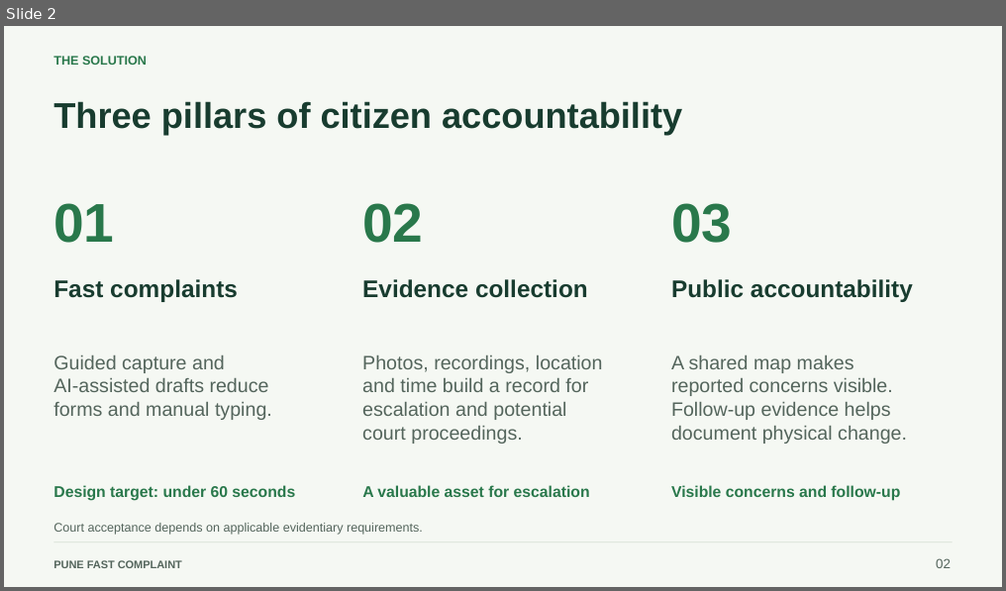
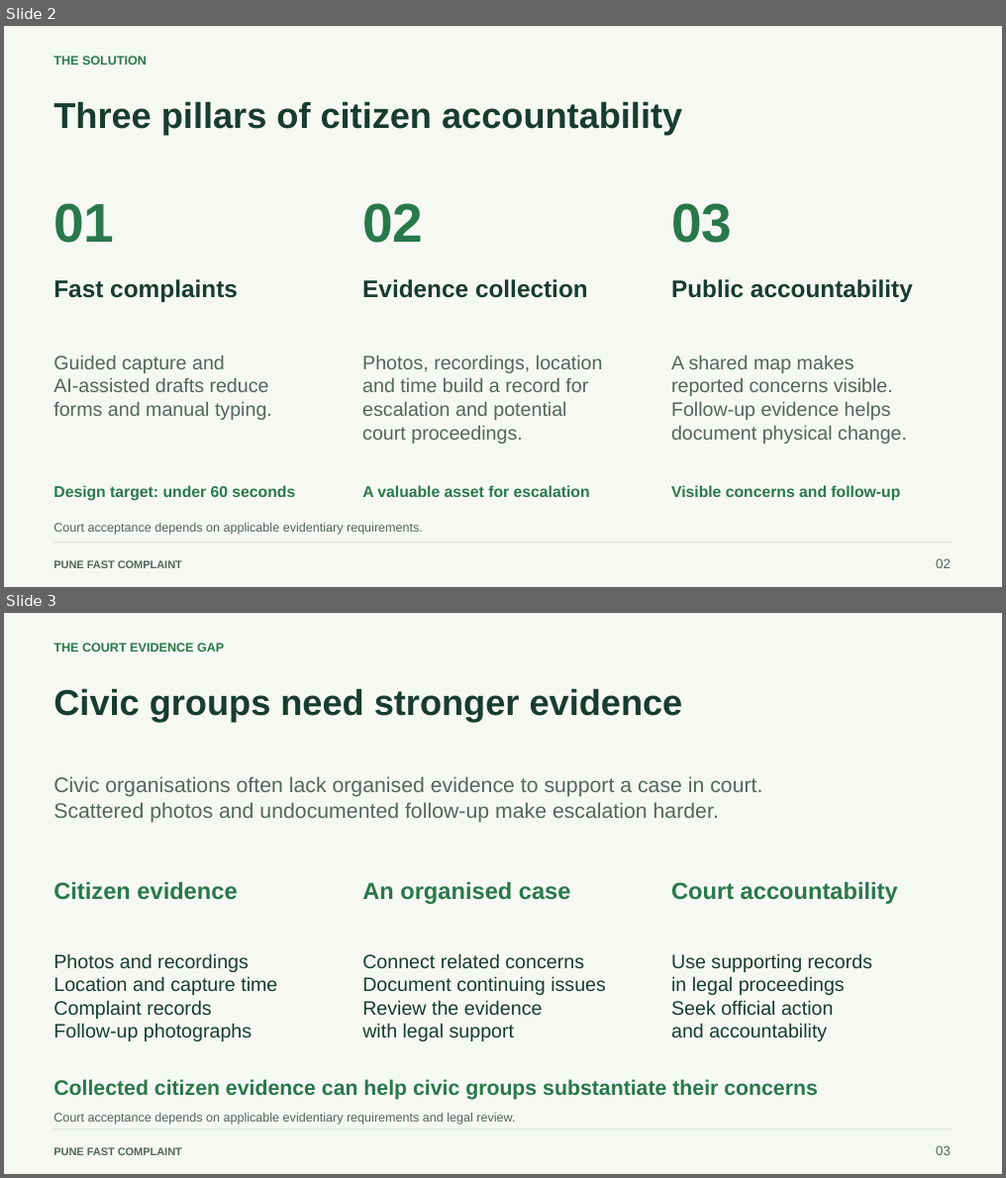
Before and after one commit to tanmayJivnani/iqoo-hackathon-26, a slide deck: docs/hackathon/Pune-Fast-Complaint-Final-Pitch.pptx. Shown one above the other, each under a label of ours: slide 2 before the commit, slides 2 and 3 after it. The pictures are 1006x591 and 1006x1178 pixels, drawn with LibreOffice and Linux fonts; fonts in the diff are those of the drawing. Boxes give left, top, right and bottom in pixels: in the first picture for what was removed or moved away, otherwise in the second. Text is boxed around its words. In the diff, an @@ line names an element or a change of style, - is before the commit and + after.

Commit message:
Highlight civic groups court evidence gap in final pitch

```diff
--- a/docs/hackathon/Pune-Fast-Complaint-Final-Pitch.pptx
+++ b/docs/hackathon/Pune-Fast-Complaint-Final-Pitch.pptx
@@ slide 3 added at box(4, 613, 1002, 1174), background #F5F8F3 @@
@@ text added at box(54, 643, 224, 652), 12 pt, text #29784B, bold @@
+THE COURT EVIDENCE GAP
@@ text added at box(54, 688, 683, 722), 34.5 pt, text #183C2F, bold @@
+Civic groups need stronger evidence
@@ text added at box(54, 776, 762, 823), 20.2 pt, text #54655C @@
+Civic organisations often lack organised evidence to support a case in court.
+Scattered photos and undocumented follow-up make escalation harder.
@@ text added at box(54, 882, 237, 900), 22.5 pt, text #29784B, bold @@
+Citizen evidence
@@ text added at box(362, 882, 571, 904), 22.5 pt, text #29784B, bold @@
+An organised case
@@ text added at box(671, 882, 898, 904), 22.5 pt, text #29784B, bold @@
+Court accountability
@@ text added at box(54, 954, 277, 1042), 18.8 pt, text #183C2F @@
+Photos and recordings
+Location and capture time
+Complaint records
+Follow-up photographs
@@ text added at box(362, 954, 606, 1042), 18.8 pt, text #183C2F @@
+Connect related concerns
+Document continuing issues
+Review the evidence
+with legal support
@@ text added at box(671, 954, 873, 1042), 18.8 pt, text #183C2F @@
+Use supporting records
+in legal proceedings
+Seek official action
+and accountability
@@ text added at box(54, 1079, 818, 1100), 20.2 pt, text #29784B, bold @@
+Collected citizen evidence can help civic groups substantiate their concerns
@@ text added at box(54, 1113, 515, 1125), 12 pt, text #54655C @@
+Court acceptance depends on applicable evidentiary requirements and legal review.
@@ rectangle added at box(54, 1130, 952, 1131), fill #D5DED4 @@
@@ text added at box(936, 1146, 950, 1156), 12.8 pt, text #54655C @@
+03
@@ text added at box(54, 1148, 182, 1156), 10.5 pt, text #54655C, bold @@
+PUNE FAST COMPLAINT
```
Also in this commit, not shown: 1 slide removed.
